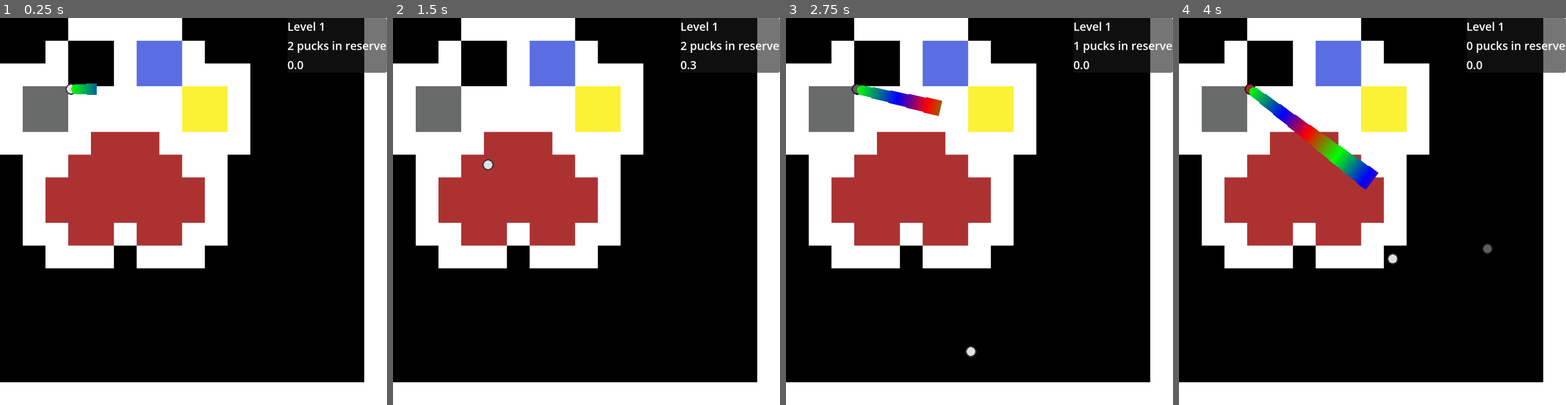
Above: before the commit, frames 1-4 (left to right).
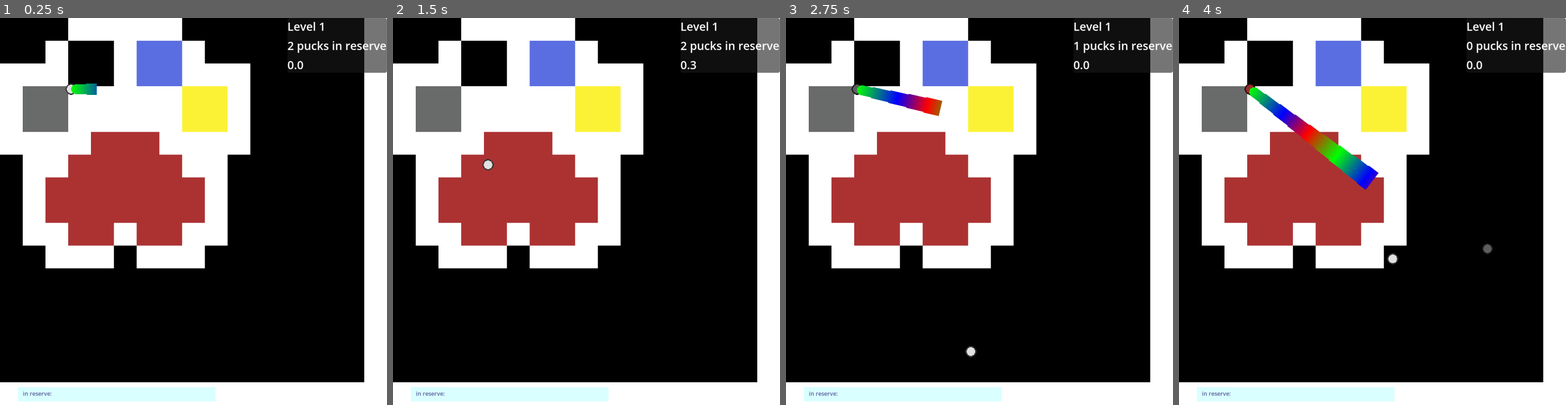
Above: after the commit, the same moments.

Repository: autumn-heights/levelherup-jam-2026
Game: Godot game, scene res://scenes/world.tscn
Two runs of this game, one before a commit and one after it. Both use one fixed random seed, a clock stepped at 60 frames per second and the inputs below.
Inputs (mouse positions are in pixels of both pictures, inside the frame that each line leads up to):
- Up to frame 1 (0.25 s): no input
- Up to frame 2 (1.5 s): tap Enter at 0.5 s; move the mouse to (671, 192) at 0.52 s; press the mouse at (671, 192) at 0.53 s; tap Space at 1.25 s; move the mouse to (509, 230) at 1.27 s; release the mouse at (509, 230) at 1.28 s; click (509, 230) at 1.35 s
- Up to frame 3 (2.75 s): move the mouse to (1018, 126) at 2.02 s; press the mouse at (1018, 126) at 2.03 s
- Up to frame 4 (4 s): move the mouse to (1353, 288) at 2.77 s; release the mouse at (1353, 288) at 2.78 s; click (1353, 288) at 2.85 s; move the mouse to (1488, 269) at 3.52 s; press the mouse at (1488, 269) at 3.53 s

The runs differ from the first frame. In frame 1, 1.8% of the frame differs, in the area x 4-56%, y 95-99%; in frame 2, 1.8%; in frame 3, 1.8%; in frame 4, 1.8%.

Commit message:
started implementing the inventory display

Diff:
--- /dev/null
+++ b/fill-bucket-golf/scenes/UI/Inventory.tscn
@@ -0,0 +1,33 @@
+[gd_scene format=3 uid="uid://bs0srx22746xf"]
+
+[ext_resource type="Script" uid="uid://clajd3o7w37b2" path="res://scenes/UI/inventory.gd" id="1_3n7vm"]
+
+[sub_resource type="RectangleShape2D" id="RectangleShape2D_h7q0l"]
+size = Vector2(242, 20)
+
+[sub_resource type="LabelSettings" id="LabelSettings_h7q0l"]
+font_size = 8
+font_color = Color(0.34800005, 0.3522001, 0.6, 1)
+
+[node name="Node2D" type="Node2D" unique_id=933600528]
+script = ExtResource("1_3n7vm")
+
+[node name="CollisionShape2D" type="CollisionShape2D" parent="." unique_id=730125927]
+position = Vector2(111, 0)
+shape = SubResource("RectangleShape2D_h7q0l")
+
+[node name="ColorRect" type="ColorRect" parent="." unique_id=1597904424]
+offset_left = -46.0
+offset_top = -10.0
+offset_right = 232.0
+offset_bottom = 10.0
+color = Color(0.85, 1, 0.9975, 1)
+
+[node name="Label" type="Label" parent="." unique_id=1352775923]
+offset_left = -39.0
+offset_top = -12.0
+offset_right = 1.0
+offset_bottom = 11.0
+text = "in reserve:"
+label_settings = SubResource("LabelSettings_h7q0l")
+vertical_alignment = 1
--- /dev/null
+++ b/fill-bucket-golf/scenes/UI/inventory.gd
@@ -0,0 +1,33 @@
+extends Node2D
+
+var scene_puck = preload("res://scenes/puck.tscn");
+
+const PUCK_DISPLAY_OFFSET = Vector2(50, 0)
+
+var my_display_pucks = []
+
+# Called when the node enters the scene tree for the first time.
+func _ready() -> void:
+	pass # Replace with function body.
+
+
+# Called every frame. 'delta' is the elapsed time since the previous frame.
+func _process(delta: float) -> void:
+	pass
+
+
+func add_display_pucks(colour_id_array):
+	print(add_display_pucks)
+	for colour_id in colour_id_array:
+		var new_puck = scene_puck.instantiate()
+		my_display_pucks.append(new_puck)
+		add_child(new_puck)
+		new_puck.set_puck_colour(colour_id)
+		new_puck.position = position + PUCK_DISPLAY_OFFSET*my_display_pucks.size()
+		new_puck.freeze = true
+		new_puck.freeze_mode = 0
+		print(new_puck, ', ', new_puck.position)
+
+func remove_display_puck():
+	var puck_to_remove = my_display_pucks.pop()
+	puck_to_remove.queue_free()
--- a/fill-bucket-golf/scenes/world.gd
+++ b/fill-bucket-golf/scenes/world.gd
@@ -20,6 +20,7 @@
 @onready var ui_layer: CanvasLayer = $UILayer
 @onready var thrower: Node2D = $Thrower
 @onready var level_grid = $LevelGrid
+@onready var inventory = $Inventory
 
 @onready var wait_timer_label = ui_layer.wait_timer_label
 @onready var wait_timer = ui_layer.wait_timer
@@ -109,12 +110,12 @@
 
 func _on_report_puck_stopped(puck):
 	level_grid.puck_landed(puck)
-	#TODO report puck stopped at screen_coords
 
 func load_level(level_id):
 	#TODO unload current level if exists
 	#TODO load level with id level_id
 	pucks_in_hand = PUCK_INVENTORY_BY_LEVEL[level_id-1].size();
+	inventory.add_display_pucks(PUCK_INVENTORY_BY_LEVEL[level_id-1])
 	create_puck();
 
 func wrap_up_level():
--- a/fill-bucket-golf/scenes/world.tscn
+++ b/fill-bucket-golf/scenes/world.tscn
@@ -3,6 +3,7 @@
 [ext_resource type="PackedScene" uid="uid://dk07oynjb2ec6" path="res://scenes/thrower.tscn" id="1_nnsk1"]
 [ext_resource type="Script" uid="uid://bjhrjeia7dlr7" path="res://scenes/world.gd" id="1_rwgxs"]
 [ext_resource type="PackedScene" uid="uid://jfyb1eprsq0q" path="res://World/LevelGrid.tscn" id="2_4wyf3"]
+[ext_resource type="PackedScene" uid="uid://bs0srx22746xf" path="res://scenes/UI/Inventory.tscn" id="2_71j4m"]
 [ext_resource type="PackedScene" uid="uid://cxwry3wfpwcdb" path="res://scenes/UI/canvas_layer.tscn" id="4_k0juu"]
 
 [sub_resource type="RectangleShape2D" id="RectangleShape2D_drnfr"]
@@ -39,3 +40,6 @@
 [node name="LevelGrid" parent="." unique_id=742980925 instance=ExtResource("2_4wyf3")]
 
 [node name="UILayer" parent="." unique_id=2034971586 instance=ExtResource("4_k0juu")]
+
+[node name="Inventory" parent="." unique_id=933600528 instance=ExtResource("2_71j4m")]
+position = Vector2(71, 529)
Not shown, added: fill-bucket-golf/scenes/UI/inventory.gd.uid
